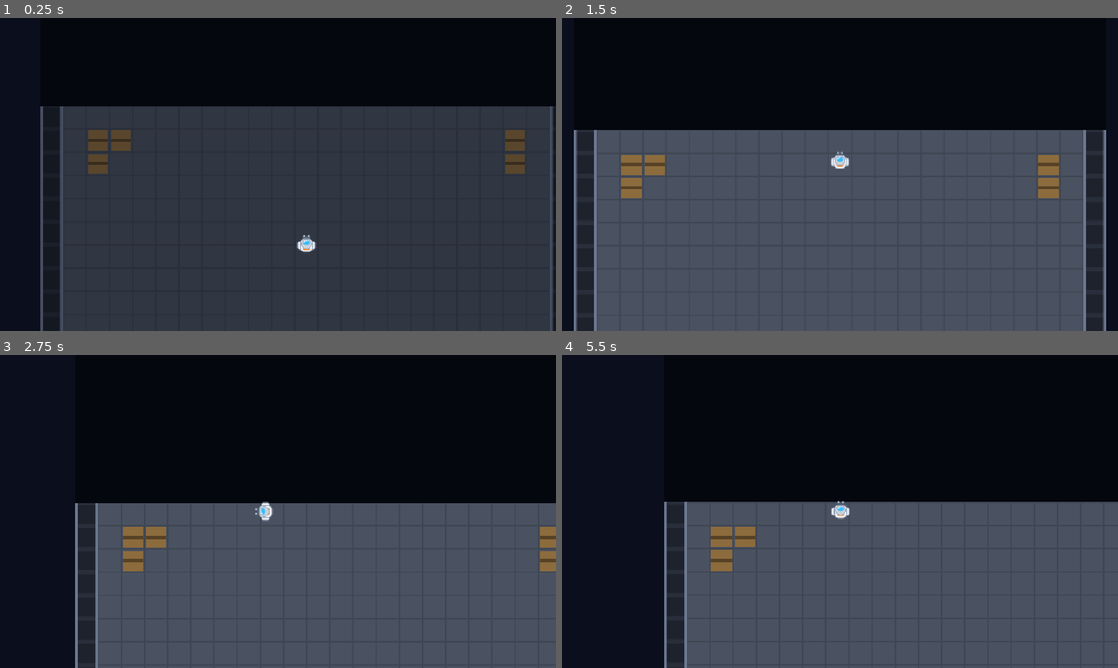
Above: before the commit, frames 1-4 (two rows, left to right).
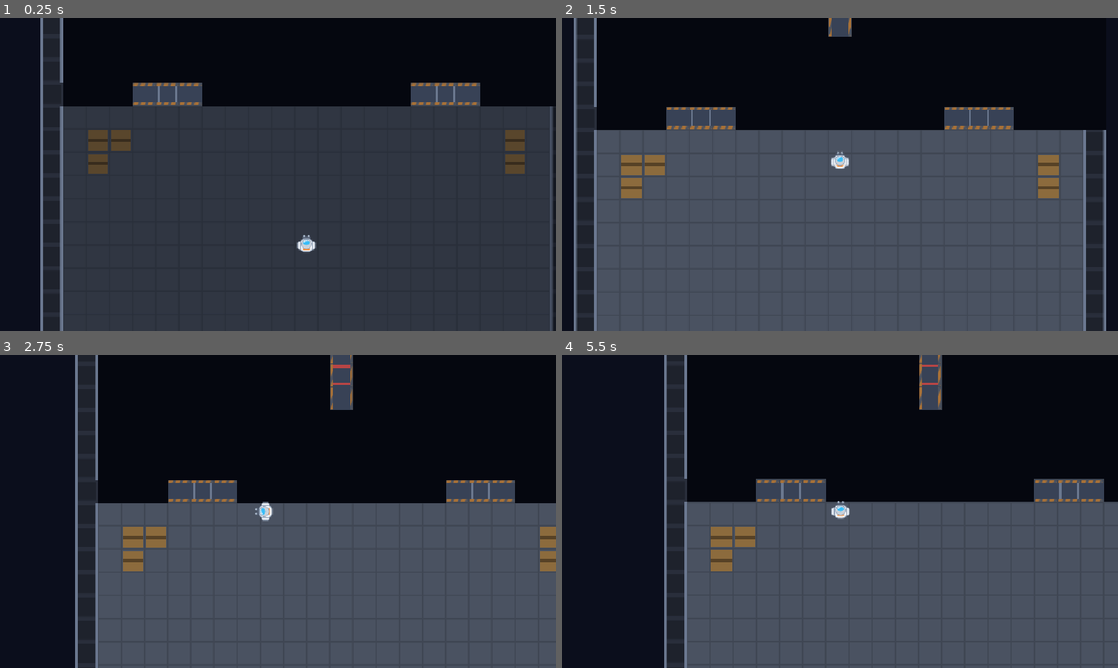
Above: after the commit, the same moments.

Repository: benjr70/space-pirates
Game: Godot game, scene res://scenes/main.tscn
Same seed, same stepped clock (60 frames per second), same inputs: the game is played once before the commit and once after it.
Inputs:
- Up to frame 1 (0.25 s): no input
- Up to frame 2 (1.5 s): hold W (move_up) from 0.53 s (still down); tap E (interact) at 0.6, 1.35 s
- Up to frame 3 (2.75 s): release W (move_up) at 2.03 s; hold A (move_left) from 2.03 s (still down); tap E (interact) at 2.1 s
- Up to frame 4 (5.5 s): tap E (interact) every 0.75 s from 2.85 to 5.1 s; release A (move_left) at 3.53 s; hold S (move_down) 3.53-4.28 s; hold D (move_right) 4.28-5.03 s; hold W (move_up) from 5.03 s (still down)

The runs differ from the first frame. In frame 1, 3.9% of the frame differs, in the area x 7-87%, y 0-100%; in frame 2, 3.6%; in frame 3, 4.5%; in frame 4, 4.5%, in the area x 18-98%, y 0-47%.

Commit message:
Work doors with E and leave doorways lit through the fog
Fog is now painted as row strips per room that break around doorway tiles, so
a dark room still shows where its exits are. Doors no longer open on
approach: stand in reach, where the trim lights up, and press E to toggle.
A door refuses to shut on anyone standing in it rather than trapping them.

Diff:
--- a/scenes/door.tscn
+++ b/scenes/door.tscn
@@ -1,8 +1,12 @@
-[gd_scene load_steps=4 format=3]
+[gd_scene load_steps=5 format=3]
 
 [ext_resource type="Script" path="res://scripts/door.gd" id="1_door"]
 
 [sub_resource type="RectangleShape2D" id="Rect_blocker"]
+resource_local_to_scene = true
+size = Vector2(96, 32)
+
+[sub_resource type="RectangleShape2D" id="Rect_threshold"]
 resource_local_to_scene = true
 size = Vector2(96, 32)
 
@@ -19,6 +23,13 @@
 
 [node name="CollisionShape2D" type="CollisionShape2D" parent="Blocker"]
 shape = SubResource("Rect_blocker")
+
+[node name="Threshold" type="Area2D" parent="."]
+collision_layer = 0
+collision_mask = 2
+
+[node name="CollisionShape2D" type="CollisionShape2D" parent="Threshold"]
+shape = SubResource("Rect_threshold")
 
 [node name="Trigger" type="Area2D" parent="."]
 collision_layer = 0
--- a/scripts/door.gd
+++ b/scripts/door.gd
@@ -4,29 +4,35 @@
 ##
 ## Sized from its [DoorData] rather than authored: the scene holds placeholder
 ## shapes that [method setup] resizes to the doorway span before it is added to
-## the tree. Opens for anything on the actor layer that comes near, unless
-## locked.
+## the tree. Stand close and press the interact key to work it.
 
 signal opened
 signal closed
+## Emitted when someone tries a locked door, for a sound or a nudge later.
+signal refused
 
 const TILE_SIZE := 32
 const SLIDE_TIME := 0.18
-## How far either side of the threshold the door notices someone.
-const SENSE_MARGIN := 1.5 * TILE_SIZE
+## How far either side of the threshold the door can be reached from.
+const REACH := 1.5 * TILE_SIZE
 
 const COLOR_PANEL := Color(0.22, 0.26, 0.34)
 const COLOR_TRIM := Color(0.42, 0.47, 0.56)
+## Brightened while someone is close enough to work it.
+const COLOR_TRIM_HINT := Color(0.55, 0.85, 0.95)
 const COLOR_TRIM_LOCKED := Color(0.72, 0.27, 0.27)
 
-## Locked doors stay shut and keep their collider on -- the hook for keycards.
+## Locked doors refuse to open -- the hook for keycards.
 @export var locked := false
 
 var is_open := false
 
 var _span := 3
 var _horizontal := true
-var _occupants := 0
+## Bodies close enough to reach the controls.
+var _nearby := 0
+## Bodies standing in the doorway itself, who would be shut in.
+var _in_threshold := 0
 var _tween: Tween
 
 
@@ -41,15 +47,17 @@
 func _apply_geometry() -> void:
 	var length := _span * TILE_SIZE
 	var thickness := float(TILE_SIZE)
-	# `size` is measured along the doorway; `across` runs through it.
+	# `size` is measured along the doorway; `reach` also runs through it.
 	var size := Vector2(length, thickness) if _horizontal else Vector2(thickness, length)
-	var sense := Vector2(length, thickness + SENSE_MARGIN * 2.0) if _horizontal \
-			else Vector2(thickness + SENSE_MARGIN * 2.0, length)
+	var reach := Vector2(length, thickness + REACH * 2.0) if _horizontal \
+			else Vector2(thickness + REACH * 2.0, length)
 
 	var blocker_shape: RectangleShape2D = $Blocker/CollisionShape2D.shape
 	blocker_shape.size = size
+	var threshold_shape: RectangleShape2D = $Threshold/CollisionShape2D.shape
+	threshold_shape.size = size
 	var trigger_shape: RectangleShape2D = $Trigger/CollisionShape2D.shape
-	trigger_shape.size = sense
+	trigger_shape.size = reach
 
 	# Two halves that retract into the walls on either side.
 	var half := length / 2.0
@@ -60,14 +68,12 @@
 	$LeafA.position = -offset
 	$LeafB.position = offset
 
-	var trim: Color = COLOR_TRIM_LOCKED if locked else COLOR_TRIM
-	$LeafA/Trim.default_color = trim
-	$LeafB/Trim.default_color = trim
 	var edge := Vector2(0.0, thickness * 0.35) if _horizontal else Vector2(thickness * 0.35, 0.0)
 	$LeafA/Trim.points = PackedVector2Array([-edge, edge])
 	$LeafB/Trim.points = PackedVector2Array([-edge, edge])
 	$LeafA/Trim.position = offset * 0.5
 	$LeafB/Trim.position = -offset * 0.5
+	_update_trim()
 
 
 func _shape_leaf(leaf: Polygon2D, size: Vector2) -> void:
@@ -79,20 +85,40 @@
 
 
 func _ready() -> void:
-	$Trigger.body_entered.connect(_on_body_entered)
-	$Trigger.body_exited.connect(_on_body_exited)
+	$Trigger.body_entered.connect(_on_reach_entered)
+	$Trigger.body_exited.connect(_on_reach_exited)
+	$Threshold.body_entered.connect(func(_b: Node2D) -> void: _in_threshold += 1)
+	$Threshold.body_exited.connect(func(_b: Node2D) -> void: _in_threshold = maxi(_in_threshold - 1, 0))
 
 
-func _on_body_entered(_body: Node2D) -> void:
-	_occupants += 1
-	if _occupants > 0:
-		open()
+func _physics_process(_delta: float) -> void:
+	if _nearby > 0 and Input.is_action_just_pressed("interact"):
+		toggle()
 
 
-func _on_body_exited(_body: Node2D) -> void:
-	_occupants = maxi(_occupants - 1, 0)
-	if _occupants == 0:
+func _on_reach_entered(_body: Node2D) -> void:
+	_nearby += 1
+	_update_trim()
+
+
+func _on_reach_exited(_body: Node2D) -> void:
+	_nearby = maxi(_nearby - 1, 0)
+	_update_trim()
+
+
+## True when someone is close enough to work the controls.
+func in_reach() -> bool:
+	return _nearby > 0
+
+
+func toggle() -> void:
+	if locked:
+		refused.emit()
+		return
+	if is_open:
 		close()
+	else:
+		open()
 
 
 func open() -> void:
@@ -101,16 +127,33 @@
 	is_open = true
 	$Blocker/CollisionShape2D.set_deferred("disabled", true)
 	_slide(_span * TILE_SIZE / 2.0)
+	_update_trim()
 	opened.emit()
 
 
-func close() -> void:
+## Refuses while someone is standing in the doorway, rather than shutting them in.
+func close() -> bool:
 	if not is_open:
-		return
+		return false
+	if _in_threshold > 0:
+		refused.emit()
+		return false
 	is_open = false
 	$Blocker/CollisionShape2D.set_deferred("disabled", false)
 	_slide(0.0)
+	_update_trim()
 	closed.emit()
+	return true
+
+
+func _update_trim() -> void:
+	var color := COLOR_TRIM
+	if locked:
+		color = COLOR_TRIM_LOCKED
+	elif _nearby > 0:
+		color = COLOR_TRIM_HINT
+	$LeafA/Trim.default_color = color
+	$LeafB/Trim.default_color = color
 
 
 ## Retracts both leaves by [param distance] along the doorway.
--- a/scripts/ship/room_fog.gd
+++ b/scripts/ship/room_fog.gd
@@ -2,6 +2,10 @@
 extends Node2D
 ## Darkness over rooms the pirate has not walked into yet. A raided ship should
 ## be explored, not displayed.
+##
+## Doorways are deliberately left uncovered: standing in a black room you can
+## still make out where the exits are, which is what keeps unexplored space
+## navigable instead of merely hidden.
 
 const TILE_SIZE := 32
 const FADE_TIME := 0.4
@@ -18,27 +22,44 @@
 	_overlays.clear()
 	_revealed.clear()
 
+	var doorways := {}
+	for door in layout.doors:
+		for tile in door.tiles():
+			doorways[tile] = true
+
 	for i in layout.rooms.size():
 		# Grown by one so a room's walls stay hidden with it.
 		var rect := layout.rooms[i].rect.grow(1)
-		var shade := ColorRect.new()
-		shade.color = UNSEEN
-		shade.position = Vector2(rect.position) * TILE_SIZE
-		shade.size = Vector2(rect.size) * TILE_SIZE
-		shade.mouse_filter = Control.MOUSE_FILTER_IGNORE
-		add_child(shade)
-		_overlays[i] = shade
+		var holder := Node2D.new()
+		add_child(holder)
+		for y in range(rect.position.y, rect.end.y):
+			_shade_row(holder, rect, y, doorways)
+		_overlays[i] = holder
+
+
+## Covers one row of a room as a few wide strips, broken wherever a doorway sits.
+func _shade_row(holder: Node2D, rect: Rect2i, y: int, doorways: Dictionary) -> void:
+	var run_start := -1
+	for x in range(rect.position.x, rect.end.x + 1):
+		var shaded := x < rect.end.x and not doorways.has(Vector2i(x, y))
+		if shaded and run_start == -1:
+			run_start = x
+		elif not shaded and run_start != -1:
+			var shade := ColorRect.new()
+			shade.color = UNSEEN
+			shade.position = Vector2(run_start, y) * TILE_SIZE
+			shade.size = Vector2(x - run_start, 1) * TILE_SIZE
+			shade.mouse_filter = Control.MOUSE_FILTER_IGNORE
+			holder.add_child(shade)
+			run_start = -1
 
 
 ## True the first time a given room is revealed.
 func reveal(room: int) -> bool:
-	if not _overlays.has(room):
-		return false
-	if _revealed.has(room):
+	if not _overlays.has(room) or _revealed.has(room):
 		return false
 	_revealed[room] = true
-	var shade: ColorRect = _overlays[room]
-	create_tween().tween_property(shade, "modulate:a", 0.0, FADE_TIME)
+	create_tween().tween_property(_overlays[room], "modulate:a", 0.0, FADE_TIME)
 	return true
 
 
--- a/tests/test_layouts.gd
+++ b/tests/test_layouts.gd
@@ -95,22 +95,41 @@
 	if test_door == null:
 		_begin_locked_door_phase()
 		return
-	_expect(not test_door.is_open, "unlocked door was already open with nobody near it")
-	# One tile back from the threshold, on the room_a side.
+	# Straight back from the threshold on the room_a side: close enough to reach
+	# the controls, far enough that his collider is clear of the doorway itself.
 	var from := ShipBuilder.room_center_world(built_layout.rooms[test_door_data.room_a])
 	var door_pos: Vector2 = ShipBuilder.door_center_world(test_door_data)
-	player.global_position = door_pos + (from - door_pos).normalized() * ShipBuilder.TILE_SIZE
+	var across := Vector2.DOWN if test_door_data.horizontal else Vector2.RIGHT
+	var side := signf((from - door_pos).dot(across))
+	player.global_position = door_pos + across * (side if side != 0.0 else 1.0) * 44.0
 	player.velocity = Vector2.ZERO
 	phase = 2
 	frames = 0
 
 
+## Walks the interact key through a full open/close cycle on one door.
 func _physics_open_door() -> void:
 	player.move_and_slide()
 	frames += 1
-	if frames >= 10:
-		_expect(test_door.is_open, "door did not open for the player standing in it")
-		_begin_locked_door_phase()
+	match frames:
+		5:
+			_expect(test_door.in_reach(), "door did not notice the player standing next to it")
+			_expect(test_door.close(), "door would not shut with nobody in the doorway")
+		7:
+			_expect(not test_door.is_open, "door is still open after being shut")
+		8:
+			Input.action_press("interact")
+		9:
+			Input.action_release("interact")
+		14:
+			_expect(test_door.is_open, "pressing interact did not open the door")
+		15:
+			Input.action_press("interact")
+		16:
+			Input.action_release("interact")
+		21:
+			_expect(not test_door.is_open, "pressing interact again did not shut the door")
+			_begin_locked_door_phase()
 
 
 ## Park him in the medbay and shove him at the locked interior door.
@@ -252,11 +271,29 @@
 			node.open()
 			_expect(not node.is_open, "locked door %d opened anyway" % i)
 
+	# Doorways stay lit so exits are visible from inside a dark room.
+	var shades: Array[Rect2] = []
+	_collect_shades(ship.get_node("Fog"), shades)
+	_expect(shades.size() > 0, "fog painted nothing")
+	var covered := 0
+	for d in layout.doors:
+		for tile in d.tiles():
+			var center := ShipBuilder.tile_to_world(tile)
+			for shade in shades:
+				if shade.has_point(center):
+					covered += 1
+					break
+	_expect(covered == 0, "%d doorway tiles are hidden under the fog" % covered)
+
 	var fog: RoomFog = ship.get_node("Fog")
 	_expect(fog.is_revealed(layout.entry_room), "entry room is still dark")
 	for i in layout.rooms.size():
 		if i != layout.entry_room:
 			_expect(not fog.is_revealed(i), "room %d was revealed before being entered" % i)
+
+	# Doors no longer open on approach, so prop the ship open for the roam below.
+	for door_node in doors.get_children():
+		door_node.open()
 
 	var props: Node2D = ship.get_node("Props")
 	var expected_props := 0
@@ -264,6 +301,14 @@
 		expected_props += room.props.size()
 	_expect(props.get_child_count() == expected_props,
 			"spawned %d props, expected %d" % [props.get_child_count(), expected_props])
+
+
+func _collect_shades(node: Node, out: Array[Rect2]) -> void:
+	for child in node.get_children():
+		if child is ColorRect:
+			out.append(Rect2(child.global_position, child.size))
+		else:
+			_collect_shades(child, out)
 
 
 func _expect(condition: bool, message: String) -> void:
